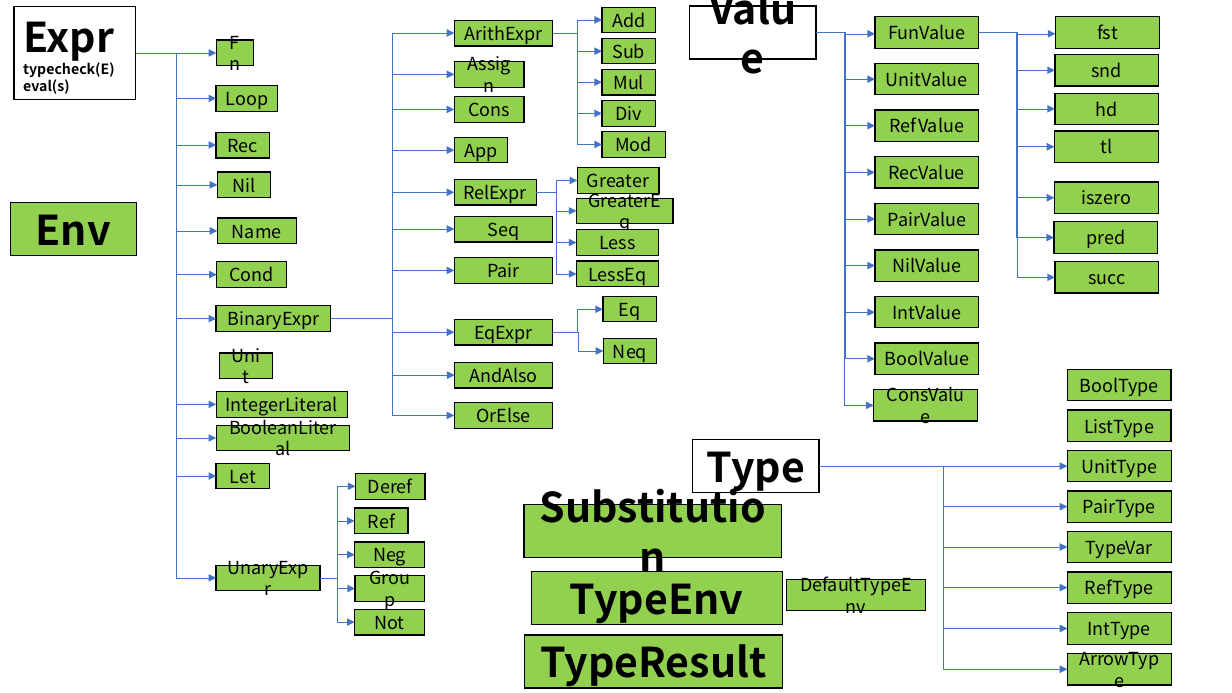
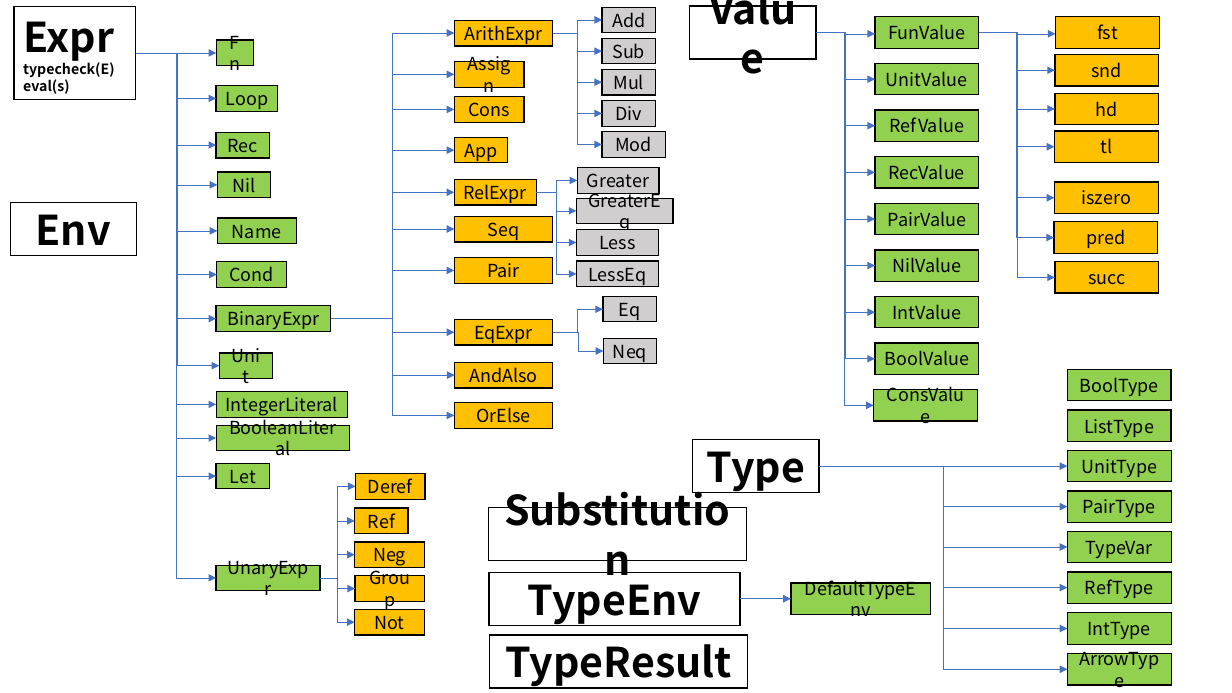
Before and after one commit to Youngzt998/SimPL-Interpreter, a slide deck: slide 1 of structure.pptx. Drawn at 1232x693 pixels with LibreOffice and Linux fonts; fonts in the diff are those of the drawing. Boxes give left, top, right and bottom in pixels: in the first picture for what was removed or moved away, otherwise in the second. Text is boxed around its words. In the diff, an @@ line names an element or a change of style, - is before the commit and + after.

```diff
--- a/structure.pptx
+++ b/structure.pptx
@@ elbow arrow added from (136, 53) to (219, 366), #4472C4 0.5 pt @@
@@ fill #92D050 to #D0CECE in 11 elements at (x1=603, y1=7, x2=656, y2=32), (x1=604, y1=338, x2=657, y2=363), (x1=603, y1=39, x2=656, y2=64), (x1=604, y1=297, x2=657, y2=322), (x1=578, y1=167, x2=659, y2=193), (x1=603, y1=69, x2=656, y2=95), (x1=603, y1=101, x2=656, y2=127), (x1=603, y1=131, x2=665, y2=157), (x1=577, y1=199, x2=674, y2=224), (x1=577, y1=230, x2=658, y2=256), (x1=577, y1=262, x2=658, y2=287) @@
@@ fill #92D050 to #FFC000 in 22 elements at (x1=455, y1=179, x2=537, y2=205), (x1=455, y1=320, x2=553, y2=346), (x1=455, y1=20, x2=553, y2=46), (x1=455, y1=138, x2=508, y2=163), (x1=355, y1=576, x2=424, y2=602), (x1=455, y1=97, x2=524, y2=123), (x1=455, y1=62, x2=524, y2=88), (x1=455, y1=362, x2=553, y2=388), (x1=455, y1=403, x2=553, y2=429), (x1=355, y1=610, x2=424, y2=636), (x1=455, y1=216, x2=553, y2=242), (x1=355, y1=508, x2=409, y2=534), (x1=455, y1=258, x2=553, y2=284), (x1=355, y1=542, x2=424, y2=567), (x1=1055, y1=17, x2=1159, y2=48), (x1=1055, y1=55, x2=1159, y2=86), (x1=1055, y1=93, x2=1159, y2=125), (x1=1055, y1=131, x2=1158, y2=163), (x1=1055, y1=182, x2=1158, y2=213), (x1=1055, y1=222, x2=1158, y2=253), (x1=1055, y1=262, x2=1159, y2=293), (x1=356, y1=473, x2=425, y2=499) @@
@@ rectangle "Substitution" moved from (x1=524, y1=505, x2=782, y2=557) to (x1=489, y1=507, x2=747, y2=560) @@
@@ fill #92D050 to none in 4 elements at (x1=10, y1=202, x2=137, y2=255), (x1=490, y1=635, x2=748, y2=688), (x1=489, y1=507, x2=747, y2=560), (x1=489, y1=572, x2=740, y2=625) @@
@@ rectangle "TypeEnv" moved from (x1=531, y1=571, x2=783, y2=624) to (x1=489, y1=572, x2=740, y2=625) @@
@@ elbow arrow added from (740, 599) to (791, 599), #4472C4 0.5 pt @@
@@ rectangle "DefaultTypeEnv" moved from (x1=787, y1=579, x2=926, y2=611) to (x1=791, y1=583, x2=931, y2=615) @@
@@ rectangle "TypeResult" moved from (x1=525, y1=635, x2=783, y2=688) to (x1=490, y1=635, x2=748, y2=688) @@
```
Also in this commit, not shown: 2 slides added, 3 slides removed, 19 other files.
